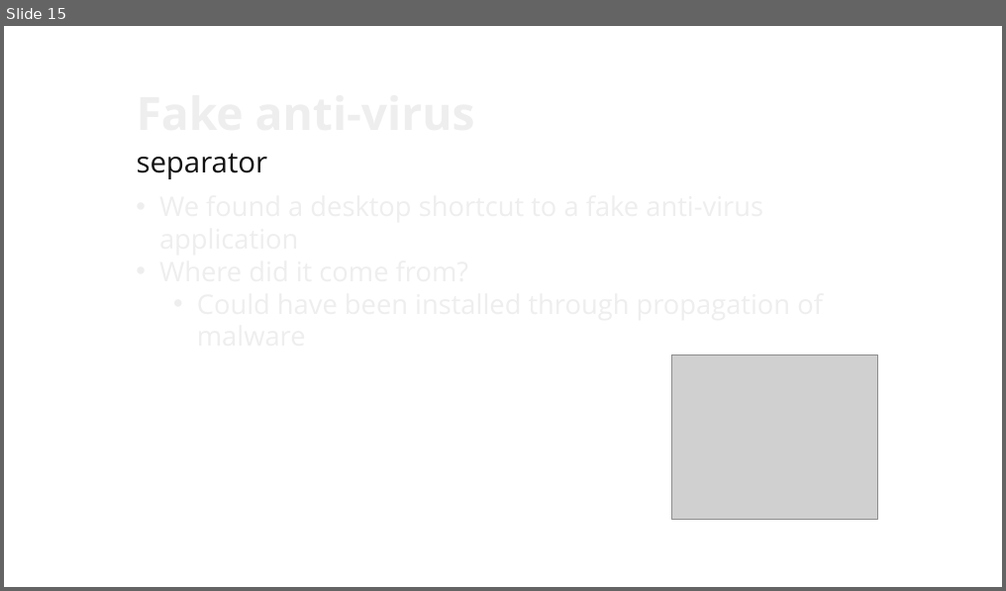
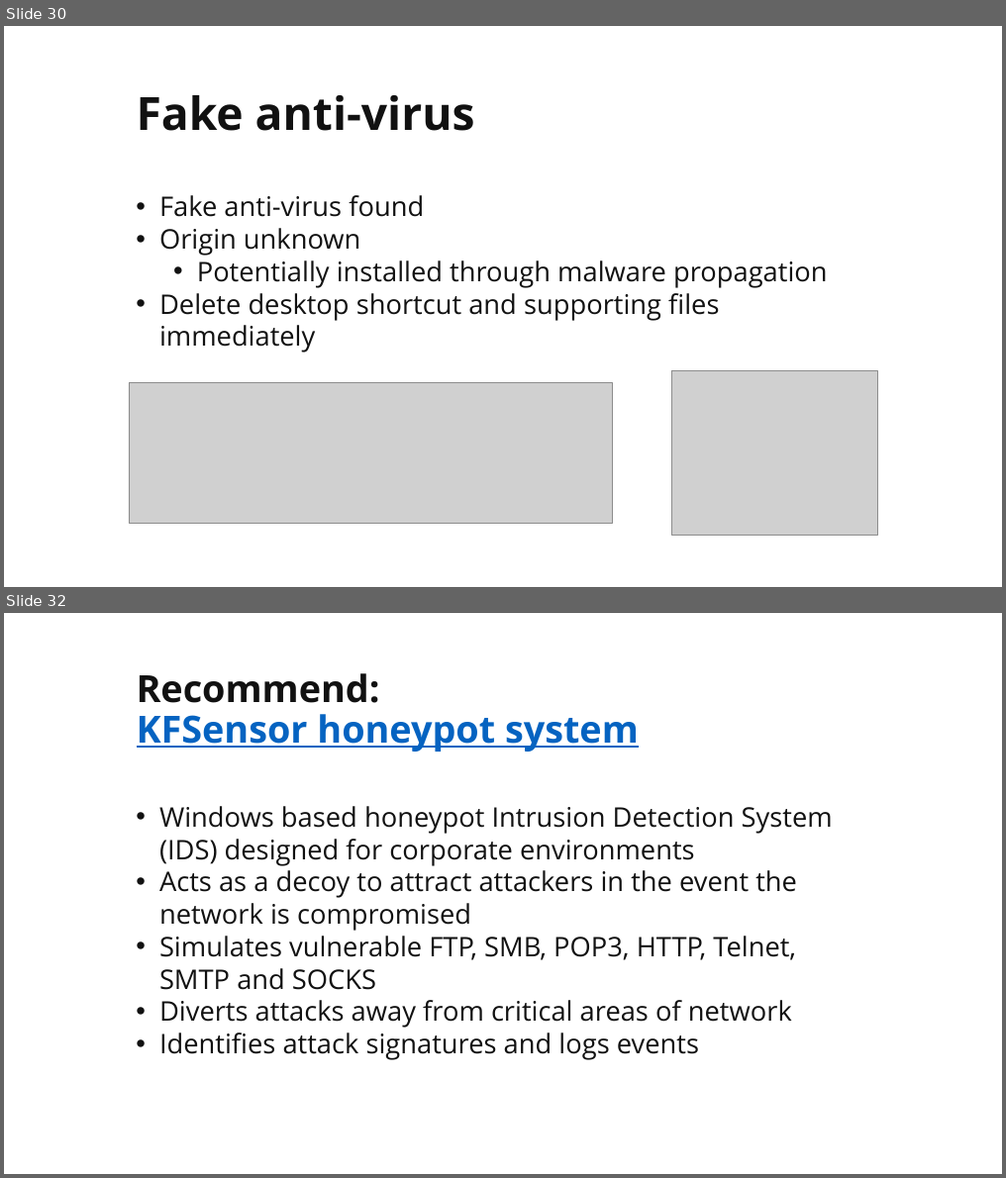
Before and after one commit to martymcflywa/ecu, a slide deck: year_1/sem_2/CSI1101_computer_security/0b_assignment_2_[22MAY15_0900]/dev/CSI1101_PONCE_A2_v02.pptx. Shown one above the other, each under a label of ours: slide 15 before the commit, slides 30 and 32 after it; the slides between them are not shown. The pictures are 1006x591 and 1006x1178 pixels, drawn with LibreOffice and Linux fonts; fonts in the diff are those of the drawing; grey boxes stand for pictures. Boxes give left, top, right and bottom in pixels: in the first picture for what was removed or moved away, otherwise in the second. Text is boxed around its words. In the diff, an @@ line names an element or a change of style, - is before the commit and + after.

```diff
--- a/year_1/sem_2/CSI1101_computer_security/0b_assignment_2_[22MAY15_0900]/dev/CSI1101_PONCE_A2_v02.pptx
+++ b/year_1/sem_2/CSI1101_computer_security/0b_assignment_2_[22MAY15_0900]/dev/CSI1101_PONCE_A2_v02.pptx
@@ slide 32 added at <box>4,613,1002,1174</box>, background #FFFFFF @@
@@ title added at <box>137,673,639,752</box>, 36 pt, text #0563C1, bold, underline @@
+Recommend:
+KFSensor honeypot system
@@ text added at <box>159,806,833,1060</box>, 26 pt, text #111111 @@
+• Windows based honeypot Intrusion Detection System (IDS) designed for corporate environments
+• Acts as a decoy to attract attackers in the event the network is compromised
+• Simulates vulnerable FTP, SMB, POP3, HTTP, Telnet, SMTP and SOCKS
+• Diverts attacks away from critical areas of network
+• Identifies attack signatures and logs events
@@ what was slide 15 is now slide 30 @@
@@ slide 30 changed as well @@
@@ title added at <box>137,95,475,131</box>, 44 pt, text #111111, bold @@
+Fake anti-virus
@@ text removed at <box>137,153,268,179</box> @@
-separator
@@ text added at <box>159,195,828,353</box>, 26 pt, text #111111 @@
+• Fake anti-virus found
+• Origin unknown
+  • Potentially installed through malware propagation
+• Delete desktop shortcut and supporting files immediately
@@ picture: place and size @@
-picture at <box>672,355,877,519</box>
+picture at <box>672,372,877,535</box>
@@ picture added at <box>129,383,613,523</box> @@
```
Also in this commit, not shown: 17 other slides changed, 18 other slides added, 47 slides removed, 1 other file.
